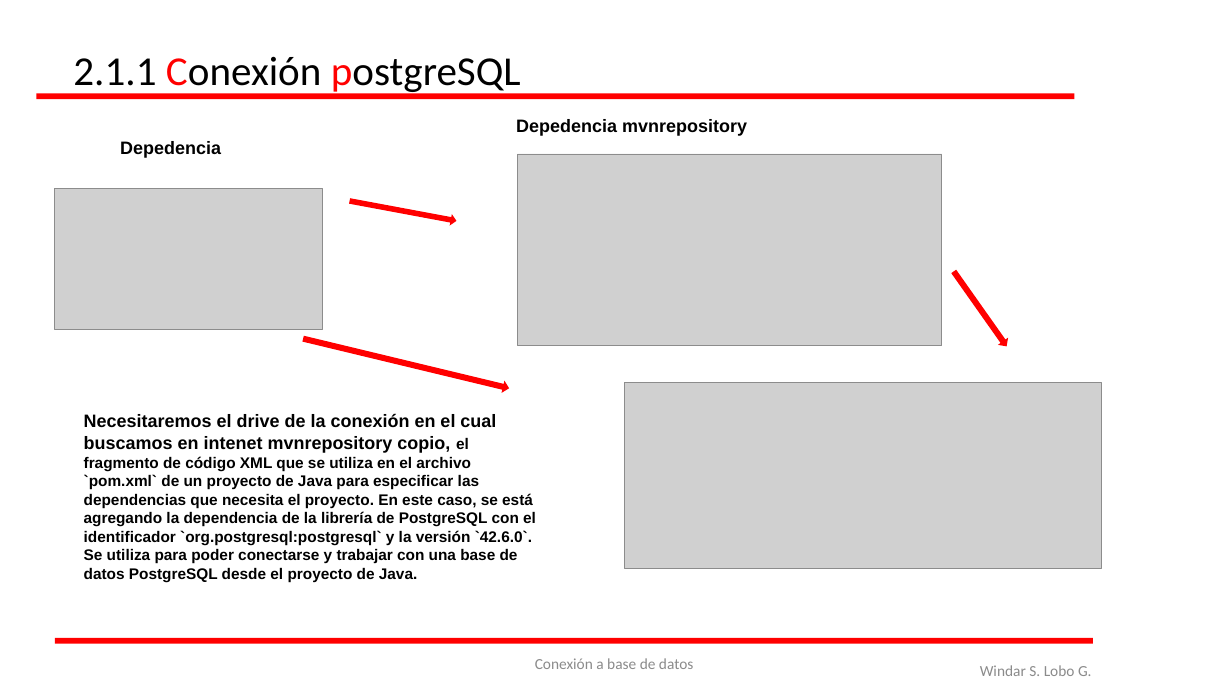
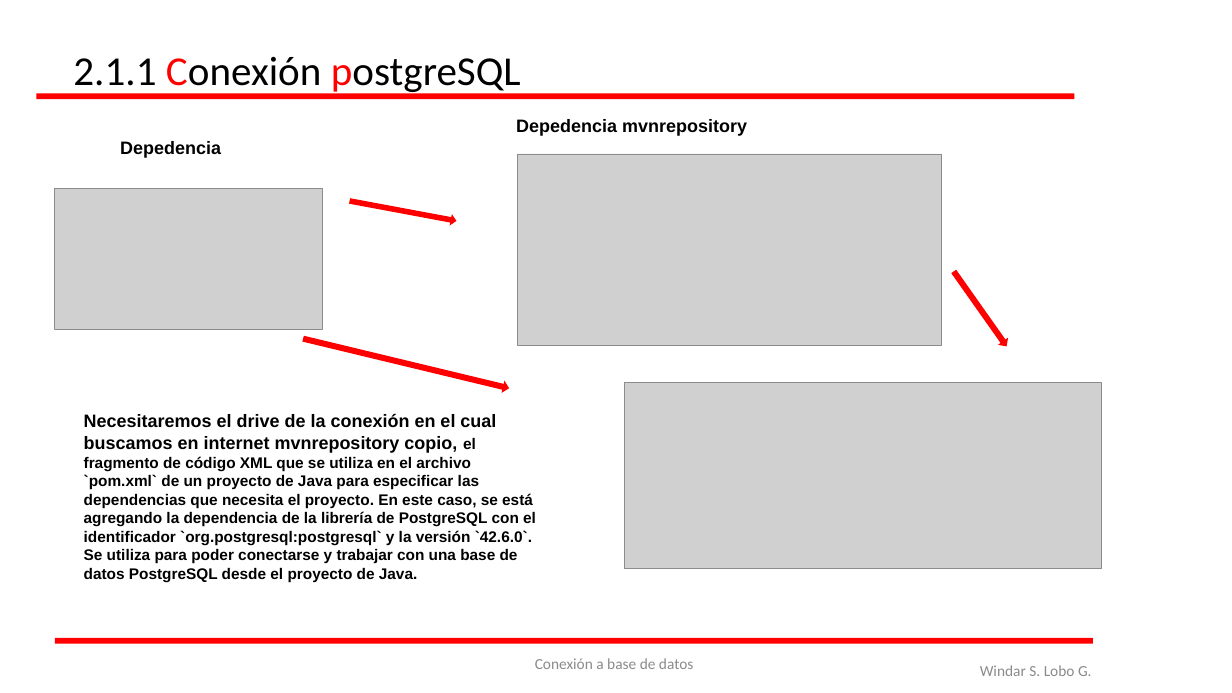
Before and after one commit to WindaLobo/Programacion, a slide deck: slide 8 of Programacion_3_Evaluacion/ConexionSql/BaseDeDatos.pptx. Drawn at 1232x693 pixels with LibreOffice and Linux fonts; fonts in the diff are those of the drawing; grey boxes stand for pictures. Boxes give left, top, right and bottom in pixels: in the first picture for what was removed or moved away, otherwise in the second. Text is boxed around its words. In the diff, an @@ line names an element or a change of style, - is before the commit and + after.

Commit message:
Actualización de base de datos

```diff
--- a/Programacion_3_Evaluacion/ConexionSql/BaseDeDatos.pptx
+++ b/Programacion_3_Evaluacion/ConexionSql/BaseDeDatos.pptx
@@ text at (x1=84, y1=414, x2=536, y2=582): text changed @@
-Necesitaremos el drive de la conexión en el cual buscamos en intenet mvnrepository copio, el fragmento de código XML que se utiliza en el archivo `pom.xml` de un proyecto de Java para especificar las dependencias que necesita el proyecto. En este caso, se está agregando la dependencia de la librería de PostgreSQL con el identificador `org.postgresql:postgresql` y la versión `42.6.0`. Se utiliza para poder conectarse y trabajar con una base de datos PostgreSQL desde el proyecto de Java.
+Necesitaremos el drive de la conexión en el cual buscamos en internet mvnrepository copio, el fragmento de código XML que se utiliza en el archivo `pom.xml` de un proyecto de Java para especificar las dependencias que necesita el proyecto. En este caso, se está agregando la dependencia de la librería de PostgreSQL con el identificador `org.postgresql:postgresql` y la versión `42.6.0`. Se utiliza para poder conectarse y trabajar con una base de datos PostgreSQL desde el proyecto de Java.
```
Also in this commit, not shown: 7 other slides changed, 9 other files.
